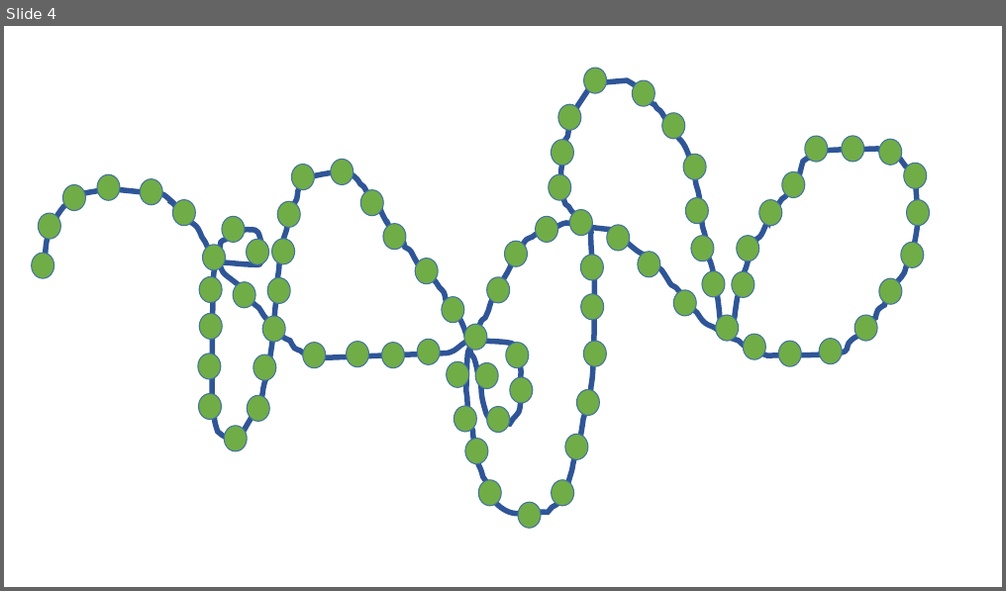
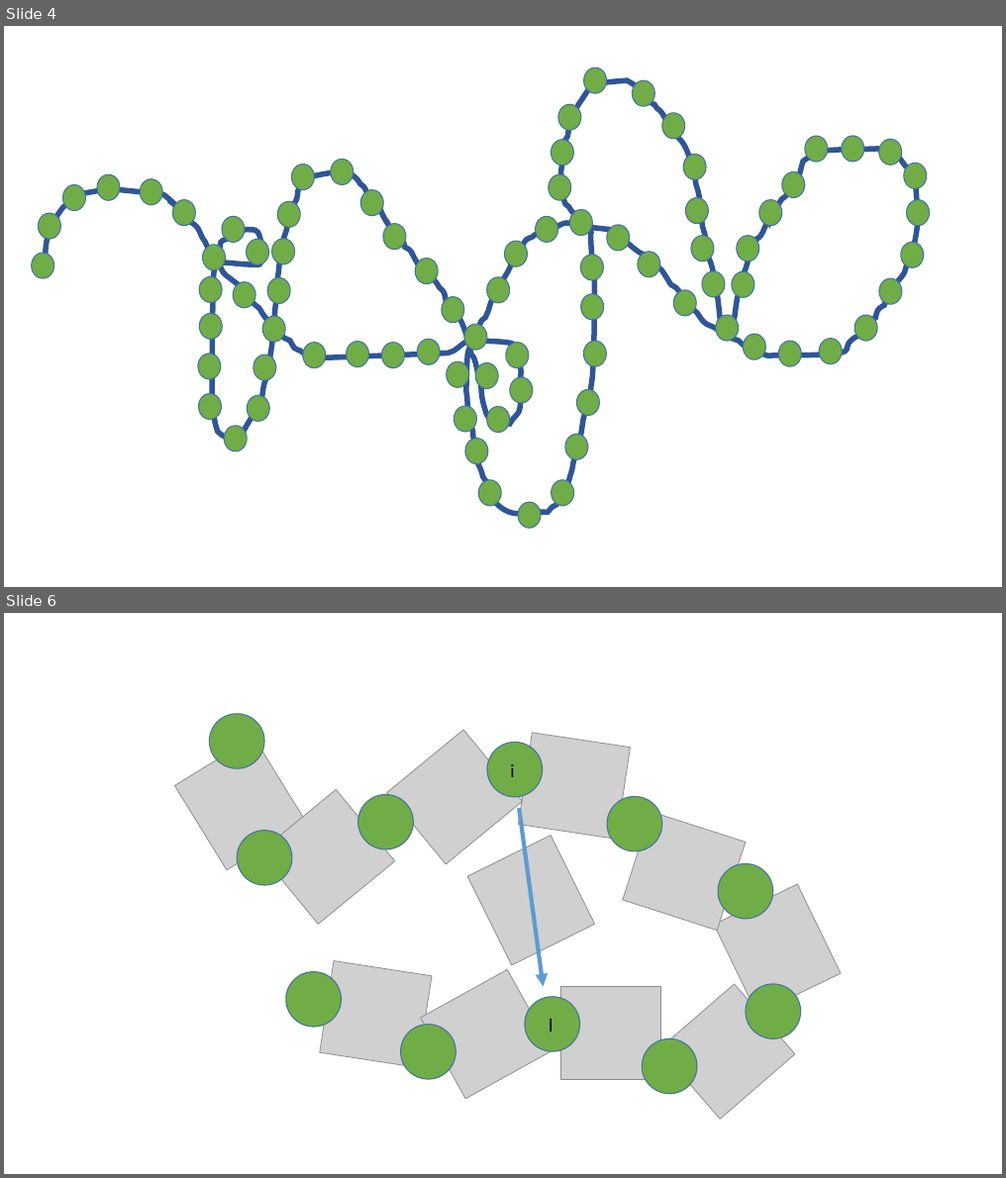
Before and after one commit to zhaENS/Project, a slide deck: Documents/(article) Random Loop Model to Explain the TAD in CC Experiments/polymerModelWithOneAndTwoFixedLoopsAndInternalConnections.pptx. Shown one above the other, each under a label of ours: slide 4 before the commit, slides 4 and 6 after it; the slides between them are not shown. The pictures are 1006x591 and 1006x1178 pixels, drawn with LibreOffice and Linux fonts; fonts in the diff are those of the drawing; grey boxes stand for pictures. Boxes give left, top, right and bottom in pixels: in the first picture for what was removed or moved away, otherwise in the second. Text is boxed around its words. In the diff, an @@ line names an element or a change of style, - is before the commit and + after.

```diff
--- a/Documents/(article) Random Loop Model to Explain the TAD in CC Experiments/polymerModelWithOneAndTwoFixedLoopsAndInternalConnections.pptx
+++ b/Documents/(article) Random Loop Model to Explain the TAD in CC Experiments/polymerModelWithOneAndTwoFixedLoopsAndInternalConnections.pptx
@@ slide 6 added at <box>4,613,1002,1174</box>, background #FFFFFF @@
@@ ellipse added at <box>209,714,264,768</box>, fill #70AD47, outline #43739E 1 pt @@
@@ picture added at <box>387,730,523,865</box> @@
@@ picture added at <box>175,737,306,870</box> @@
@@ ellipse added at <box>487,743,543,797</box>, fill #70AD47, outline #43739E 1 pt @@
@@ picture added at <box>518,733,631,840</box> @@
@@ picture added at <box>259,790,395,925</box> @@
@@ text added at <box>510,764,514,777</box>, 18 pt, text #000000 @@
+i
@@ ellipse added at <box>358,795,414,850</box>, fill #70AD47, outline #43739E 1 pt @@
@@ arrow added from (519, 808) to (543, 986), #5B9BD5 4 pt @@
@@ ellipse added at <box>607,796,662,851</box>, fill #70AD47, outline #43739E 1 pt @@
@@ picture added at <box>623,811,746,931</box> @@
@@ ellipse added at <box>237,830,292,884</box>, fill #70AD47, outline #43739E 1 pt @@
@@ picture added at <box>467,836,595,966</box> @@
@@ ellipse added at <box>718,863,773,919</box>, fill #70AD47, outline #43739E 1 pt @@
@@ picture added at <box>714,884,841,1015</box> @@
@@ picture added at <box>320,961,433,1068</box> @@
@@ ellipse added at <box>286,972,342,1027</box>, fill #70AD47, outline #43739E 1 pt @@
@@ picture added at <box>420,970,552,1099</box> @@
@@ ellipse added at <box>525,997,580,1052</box>, fill #70AD47, outline #43739E 1 pt @@
@@ picture added at <box>561,987,661,1079</box> @@
@@ picture added at <box>659,984,795,1120</box> @@
@@ ellipse added at <box>746,984,801,1039</box>, fill #70AD47, outline #43739E 1 pt @@
@@ ellipse added at <box>401,1025,456,1079</box>, fill #70AD47, outline #43739E 1 pt @@
@@ text added at <box>548,1019,552,1032</box>, 18 pt, text #000000 @@
+l
@@ ellipse added at <box>642,1039,697,1093</box>, fill #70AD47, outline #43739E 1 pt @@
```
Also in this commit, not shown: 1 slide changed, 43 other files.
